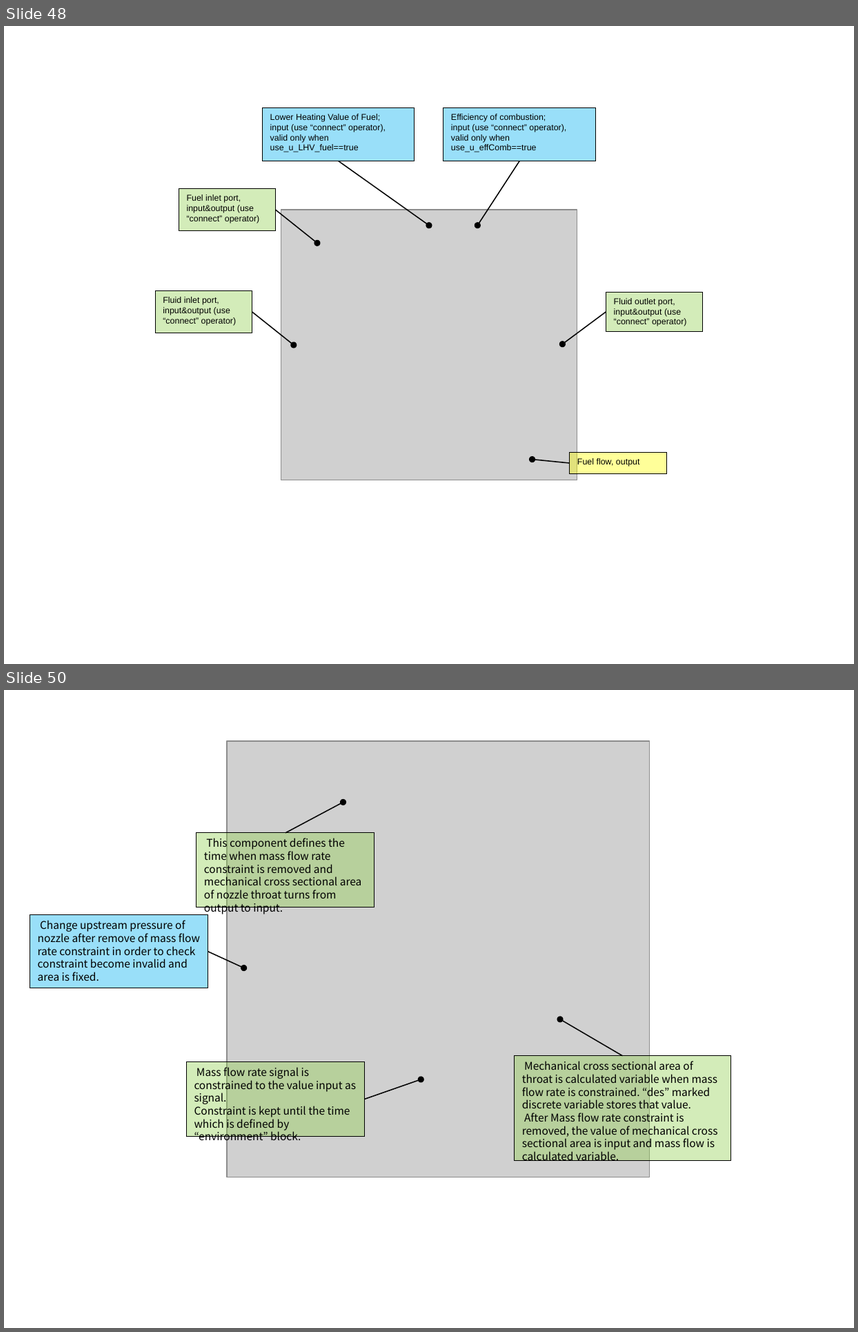
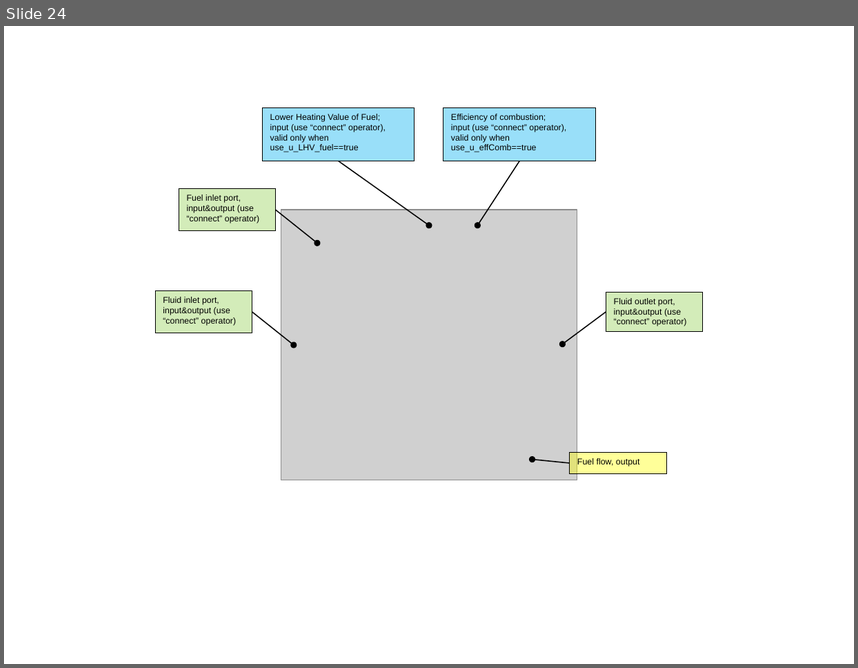
Before and after one commit to zeta-plusplus/PropulsionSystem, a slide deck: figs/makeFig.pptx. Shown one above the other, each under a label of ours: slides 48 and 50 before the commit, slide 24 after it; the slides between them are not shown. The pictures are 858x1332 and 858x668 pixels, drawn with LibreOffice and Linux fonts; fonts in the diff are those of the drawing; grey boxes stand for pictures. Boxes give left, top, right and bottom in pixels: in the first picture for what was removed or moved away, otherwise in the second. Text is boxed around its words. In the diff, an @@ line names an element or a change of style, - is before the commit and + after.

```diff
--- a/figs/makeFig.pptx
+++ b/figs/makeFig.pptx
@@ slide 50 removed at (4, 690, 854, 1328), background #FFFFFF @@
@@ picture removed at (227, 741, 650, 1176) @@
@@ arrow removed from (286, 833) to (343, 802) @@
@@ rectangle removed at (197, 833, 375, 907) @@
-This component defines the time when mass flow rate constraint is removed and mechanical cross sectional area of nozzle throat turns from output to input.
@@ rectangle removed at (30, 915, 208, 988) @@
-Change upstream pressure of nozzle after remove of mass flow rate constraint in order to check constraint become invalid and area is fixed.
@@ arrow removed from (208, 952) to (244, 967) @@
@@ arrow removed from (623, 1056) to (560, 1019) @@
@@ rectangle removed at (187, 1062, 365, 1136) @@
-Mass flow rate signal is constrained to the value input as signal.
-Constraint is kept until the time which is defined by “environment” block.
@@ rectangle removed at (515, 1056, 731, 1161) @@
-Mechanical cross sectional area of throat is calculated variable when mass flow rate is constrained. “des” marked discrete variable stores that value.
-After Mass flow rate constraint is removed, the value of mechanical cross sectional area is input and mass flow is calculated variable.
@@ arrow removed from (365, 1099) to (421, 1080) @@
@@ what was slide 48 is now slide 24 @@
```
Also in this commit, not shown: 1 slide changed, 50 other slides removed, 13 other files.
